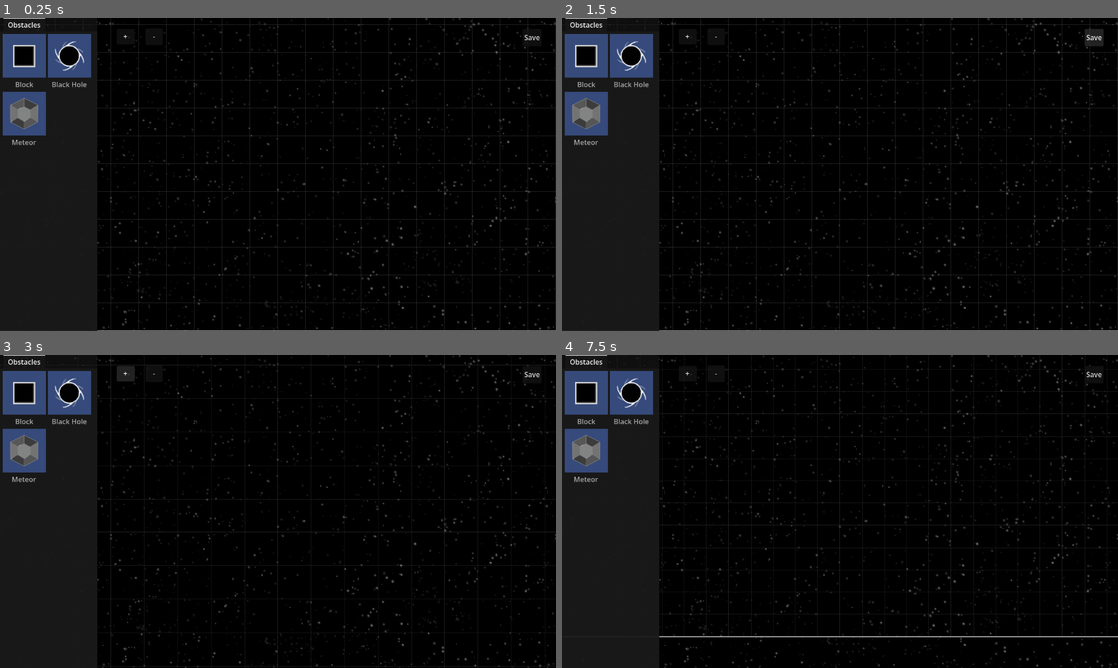
Above: before the commit, frames 1-4 (two rows, left to right).
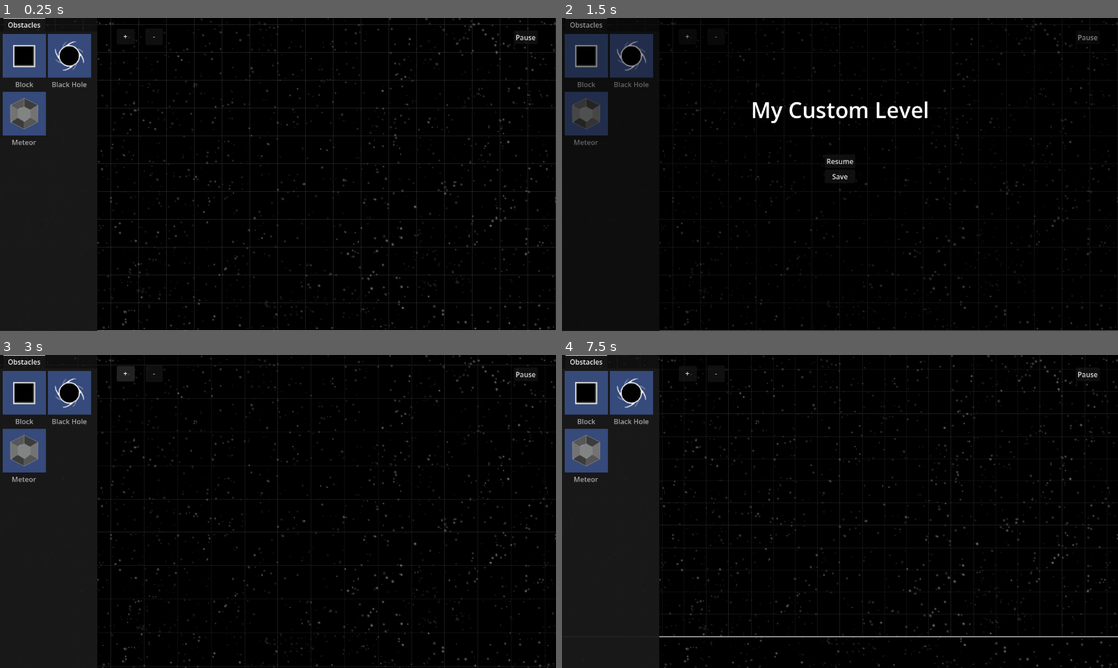
Above: after the commit, the same moments.

Repository: jzhang1890/level_editor
Game: Godot game, scene res://editor_root.tscn
Same seed, same stepped clock (60 frames per second), same inputs: the game is played once before the commit and once after it. This scene is started directly instead of the project's main scene.
Inputs (mouse positions are in pixels of both pictures, inside the frame that each line leads up to):
- Up to frame 1 (0.25 s): no input
- Up to frame 2 (1.5 s): click (1095, 36) at 0.5 s, where only the run before the commit has a clickable "Save"; click (1090, 36) at 1.25 s, where only the run after the commit has a clickable "Pause"
- Up to frame 3 (3 s): click (278, 498) at 2 s, where only the run after the commit has a clickable "Resume"; click "+" at 2.75 s
- Up to frame 4 (7.5 s): click "-" at 3.5 s; click "+" at 4.25 s; click "-" at 5 s; click "+" at 5.75 s; click "-" at 6.5 s; tap Enter at 7.25 s; move the mouse to (962, 495) at 7.27 s; tap Backspace at 7.35 s; click (962, 495) at 7.42 s

The runs differ from the first frame. In frame 1, less than 0.1% of the frame differs, in the area x 92-98%, y 5-8%; in frame 2, 4.3%, in the area x 0-100%, y 0-100%; in frame 3, less than 0.1%; in frame 4, less than 0.1%.

Commit message:
add paused screen

Diff:
--- a/editor_root.gd
+++ b/editor_root.gd
@@ -11,8 +11,12 @@
 # Grab the TextureRect node from Parallax Background setup
 @onready var bg_rect: TextureRect = $BackgroundCanvas/BackgroundLayer/Background
 
+# Pause Menu references
+@onready var pause_menu: ColorRect = $EditorUI/PauseMenu
+@onready var level_name_label: Label = $EditorUI/PauseMenu/LevelNameLabel
+
 # Default background path
-var current_bg_path: String = "res://Sprites/Backgrounds/background2.png"
+var current_bg_path: String = "res://Sprites/Backgrounds/background1.png"
 
 # Tracking for drag vs click
 var mouse_down_screen_pos: Vector2 = Vector2.ZERO
@@ -34,11 +38,15 @@
 var max_zoom: float = 3.0  # How close you can zoom in
 var zoom_step: float = 0.2 # How much the buttons zoom per click
 
+var paused = false
+
 func _ready() -> void:
 
 	# Hide the entire contextual menu at the start
 	if selection_menu:
 		selection_menu.visible = false
+	if pause_menu:
+		pause_menu.visible = false
 
 	# If the global script has a level queued up, load it immediately
 	if Global.level_to_load != "":
@@ -50,42 +58,43 @@
 
 func _unhandled_input(event: InputEvent) -> void:
 
+	if not paused:
 	# Backspace for deletion
-	if event is InputEventKey and event.pressed and event.keycode == KEY_BACKSPACE:
-		delete_selected_object()
-		return # Stop processing this event
-
-	# Zoom by scrolling
-	if event is InputEventMouseButton and event.is_pressed():
-		if event.button_index == MOUSE_BUTTON_WHEEL_UP:
-			apply_zoom_at_mouse(camera.zoom.x + zoom_step/5)
-		elif event.button_index == MOUSE_BUTTON_WHEEL_DOWN:
-			apply_zoom_at_mouse(camera.zoom.x - zoom_step/5)
-
-	# 1. Track dragging to protect your camera panning
-	if event is InputEventMouseMotion and Input.is_mouse_button_pressed(MOUSE_BUTTON_LEFT):
-		if event.position.distance_to(mouse_down_screen_pos) > drag_threshold:
-			is_dragging = true
-
-	# 2. Handle Mouse Clicks
-	if event is InputEventMouseButton and event.button_index == MOUSE_BUTTON_LEFT:
-		if event.pressed:
-			mouse_down_screen_pos = event.position
-			is_dragging = false
-
-		elif not event.pressed:
-			if not is_dragging:
-				var click_pos = get_global_mouse_position()
-				var clicked_obj = check_for_object_at(click_pos)
-
-				if clicked_obj != null:
-					change_selection(clicked_obj)
-				else:
-					if ui_layer.selected_scene_path != "":
-						change_selection(null)
-						place_object(click_pos)
-
-			is_dragging = false
+		if event is InputEventKey and event.pressed and event.keycode == KEY_BACKSPACE:
+			delete_selected_object()
+			return # Stop processing this event
+
+		# Zoom by scrolling
+		if event is InputEventMouseButton and event.is_pressed():
+			if event.button_index == MOUSE_BUTTON_WHEEL_UP:
+				apply_zoom_at_mouse(camera.zoom.x + zoom_step/5)
+			elif event.button_index == MOUSE_BUTTON_WHEEL_DOWN:
+				apply_zoom_at_mouse(camera.zoom.x - zoom_step/5)
+
+		# 1. Track dragging to protect your camera panning
+		if event is InputEventMouseMotion and Input.is_mouse_button_pressed(MOUSE_BUTTON_LEFT):
+			if event.position.distance_to(mouse_down_screen_pos) > drag_threshold:
+				is_dragging = true
+
+		# 2. Handle Mouse Clicks
+		if event is InputEventMouseButton and event.button_index == MOUSE_BUTTON_LEFT:
+			if event.pressed:
+				mouse_down_screen_pos = event.position
+				is_dragging = false
+
+			elif not event.pressed:
+				if not is_dragging:
+					var click_pos = get_global_mouse_position()
+					var clicked_obj = check_for_object_at(click_pos)
+
+					if clicked_obj != null:
+						change_selection(clicked_obj)
+					else:
+						if ui_layer.selected_scene_path != "":
+							change_selection(null)
+							place_object(click_pos)
+
+				is_dragging = false
 
 
 # Zoom logic
@@ -264,6 +273,10 @@
 				current_bg_path = level_data["background"]
 				var loaded_texture = load(current_bg_path)
 
+				# Add this line to actually apply the texture to the screen!
+				if loaded_texture:
+					bg_rect.texture = loaded_texture
+
 			# Loop through the items array tucked inside the dictionary
 			for item in level_data["items"]:
 				var resource = load(item["scene_path"])
@@ -278,3 +291,22 @@
 	if new_texture:
 		bg_rect.texture = new_texture
 		current_bg_path = new_path # Update the variable so it saves correctly later
+
+
+# Pause Menu logic
+
+func _on_pause_button_pressed() -> void:
+	# Update the label to show the name of the level
+	if level_name_label:
+		level_name_label.text = current_level_name
+
+	# Reveal the menu
+	if pause_menu:
+		pause_menu.visible = true
+	paused = true
+
+func _on_resume_button_pressed() -> void:
+	# Hide the menu to go back to editing
+	if pause_menu:
+		pause_menu.visible = false
+	paused = false
--- a/editor_root.tscn
+++ b/editor_root.tscn
@@ -73,14 +73,6 @@
 offset_bottom = 62.0
 text = "-"
 
-[node name="SaveButton" type="Button" parent="EditorUI" unique_id=1743275501]
-offset_left = 1203.0
-offset_top = 25.0
-offset_right = 1247.0
-offset_bottom = 65.0
-text = "Save
-"
-
 [node name="SelectionMenu" type="HBoxContainer" parent="EditorUI" unique_id=1799396351]
 offset_left = 947.0
 offset_top = 26.0
@@ -91,8 +83,63 @@
 layout_mode = 2
 text = "Delete"
 
+[node name="PauseButton" type="Button" parent="EditorUI" unique_id=1775317177]
+offset_left = 1183.0
+offset_top = 29.0
+offset_right = 1238.0
+offset_bottom = 60.0
+text = "Pause"
+
+[node name="PauseMenu" type="ColorRect" parent="EditorUI" unique_id=300482010]
+anchors_preset = 15
+anchor_right = 1.0
+anchor_bottom = 1.0
+grow_horizontal = 2
+grow_vertical = 2
+color = Color(0, 0, 0, 0.39215687)
+
+[node name="LevelNameLabel" type="Label" parent="EditorUI/PauseMenu" unique_id=1029643853]
+layout_mode = 1
+anchors_preset = 8
+anchor_left = 0.5
+anchor_top = 0.5
+anchor_right = 0.5
+anchor_bottom = 0.5
+offset_left = -35.0
+offset_top = -161.5
+offset_right = 35.0
+offset_bottom = -138.5
+grow_horizontal = 2
+grow_vertical = 2
+theme_override_font_sizes/font_size = 50
+
+[node name="VBoxContainer" type="VBoxContainer" parent="EditorUI/PauseMenu" unique_id=883188287]
+layout_mode = 1
+anchors_preset = 8
+anchor_left = 0.5
+anchor_top = 0.5
+anchor_right = 0.5
+anchor_bottom = 0.5
+offset_left = -35.0
+offset_top = -46.5
+offset_right = 35.0
+offset_bottom = 46.5
+grow_horizontal = 2
+grow_vertical = 2
+
+[node name="ResumeButton" type="Button" parent="EditorUI/PauseMenu/VBoxContainer" unique_id=1103479828]
+layout_mode = 2
+text = "Resume"
+
+[node name="SaveButton" type="Button" parent="EditorUI/PauseMenu/VBoxContainer" unique_id=1743275501]
+layout_mode = 2
+text = "Save
+"
+
 [connection signal="item_selected" from="EditorUI/ObjectBrowser/Tabs/Obstacles" to="EditorUI" method="_on_obstacles_item_selected"]
 [connection signal="pressed" from="EditorUI/ZoomInbutton" to="." method="_on_zoom_in_button_pressed"]
 [connection signal="pressed" from="EditorUI/ZoomOutButton" to="." method="_on_zoom_out_button_pressed"]
-[connection signal="pressed" from="EditorUI/SaveButton" to="." method="_on_save_button_pressed"]
 [connection signal="pressed" from="EditorUI/SelectionMenu/DeleteButton" to="." method="_on_delete_button_pressed"]
+[connection signal="pressed" from="EditorUI/PauseButton" to="." method="_on_pause_button_pressed"]
+[connection signal="pressed" from="EditorUI/PauseMenu/VBoxContainer/ResumeButton" to="." method="_on_resume_button_pressed"]
+[connection signal="pressed" from="EditorUI/PauseMenu/VBoxContainer/SaveButton" to="." method="_on_save_button_pressed"]
Binary file removed: Sprites/Backgrounds/Background3.png
Not shown, removed: Sprites/Backgrounds/Background3.png.import
Binary file removed: Sprites/Backgrounds/background2.png
Not shown, removed: Sprites/Backgrounds/background2.png.import
Binary file removed: Sprites/Backgrounds/background4.png
Not shown, removed: Sprites/Backgrounds/background4.png.import
Binary file removed: Sprites/sample.png
Not shown, removed: Sprites/sample.png.import
